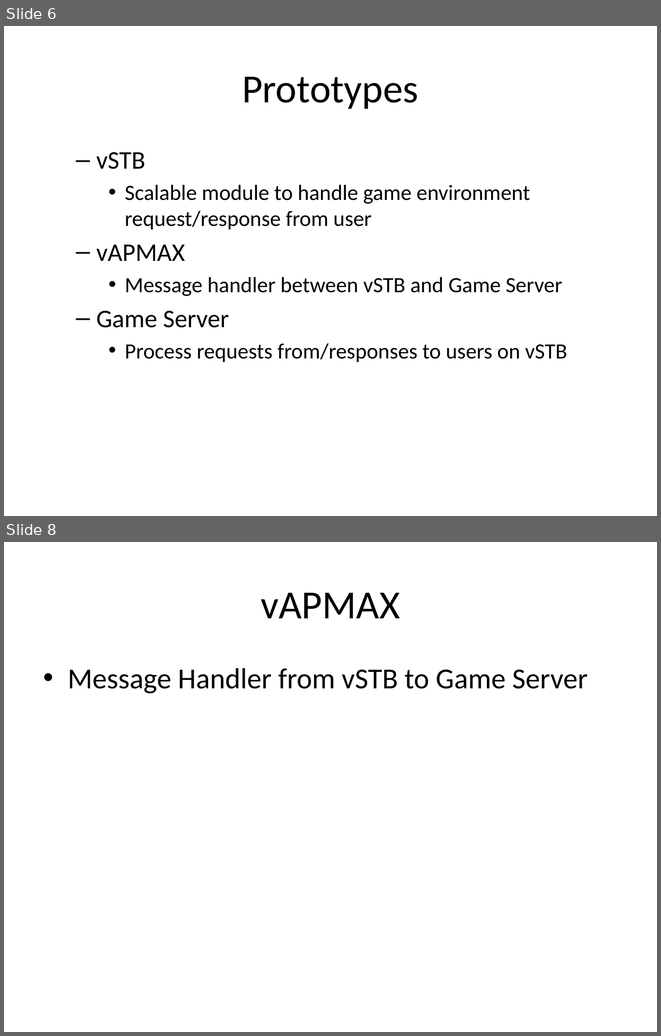
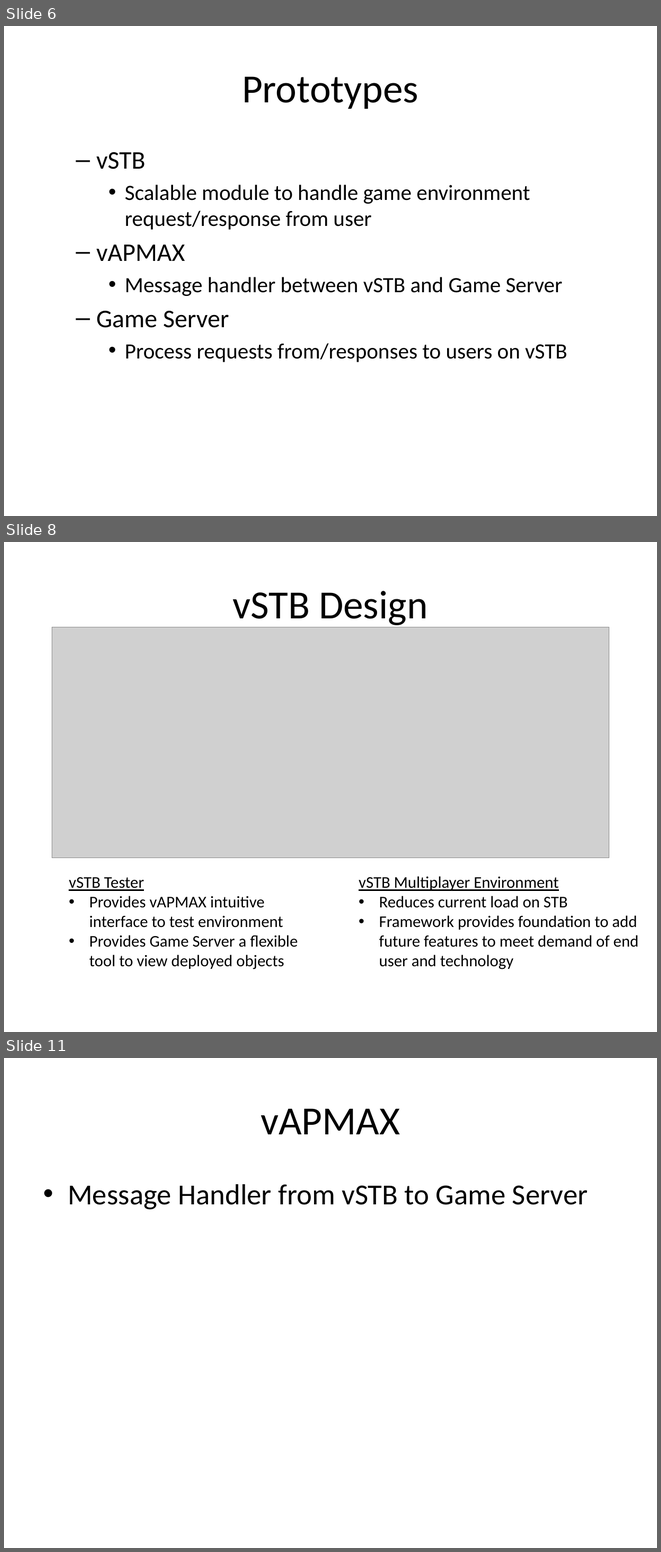
Before and after one commit to SDSMT-CSC/STBMF, a slide deck: docs/srDesign_ClientPresentation2.pptx. Shown one above the other, each under a label of ours: slides 6 and 8 before the commit, slides 6, 8 and 11 after it; the slides between them are not shown. The pictures are 661x1036 and 661x1552 pixels, drawn with LibreOffice and Linux fonts; fonts in the diff are those of the drawing; grey boxes stand for pictures. Boxes give left, top, right and bottom in pixels: in the first picture for what was removed or moved away, otherwise in the second. Text is boxed around its words. In the diff, an @@ line names an element or a change of style, - is before the commit and + after.

```diff
--- a/docs/srDesign_ClientPresentation2.pptx
+++ b/docs/srDesign_ClientPresentation2.pptx
@@ slide 8 added at box(4, 542, 657, 1032), background #FFFFFF @@
@@ title added at box(233, 591, 427, 627), 44 pt, text #000000 @@
+vSTB Design
@@ picture added at box(52, 627, 609, 857) @@
@@ text added at box(69, 877, 298, 969), 18 pt, text #000000 @@
+vSTB Tester
+• Provides vAPMAX intuitive interface to test environment
+• Provides Game Server a flexible tool to view deployed objects
@@ text added at box(359, 876, 639, 969), 18 pt, text #000000 @@
+vSTB Multiplayer Environment
+• Reduces current load on STB
+• Framework provides foundation to add future features to meet demand of end user and technology
@@ what was slide 8 is now slide 11 @@
```
Also in this commit, not shown: 1 slide changed, 2 other slides added.
